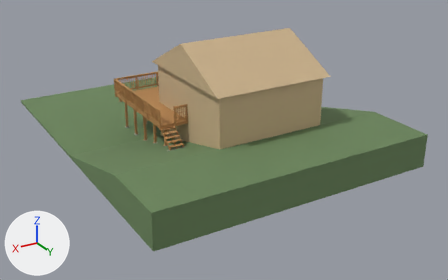
One commit to the glTF model bow-street-deck/deck.glb: the scene before it, then after it.
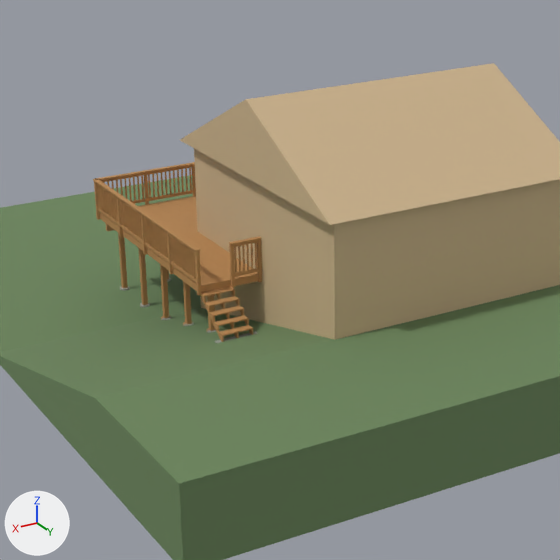
Each version appears first whole from a 50 mm camera at (21.1, 35.9, 16.5) aimed at (1.0, 2.5, -0.2), and next in a close-up on the part from 16% to 71% of the width and 0% to 88% of the height. Every picture has the same lights, and +X, +Y and +Z are marked at lower left. The last two pictures show the newer version. Vertices at exactly the same position are counted once.

The scene before the commit, as lines of its bpy script (objects in view):
```python
mat_lumber = principled_material('lumber')
mat_lumber.base_color = (0.485, 0.247, 0.0872)  # orange #b98853
mat_lumber.roughness = 0.9
me_mesh_0 = bpy.data.meshes.new('Mesh_0')
me_mesh_0.from_pydata(...)  # 2380 vertices, 3806 faces, 3675 loose edges; spans x -7.3..11.0, y -12.2..12.5, z -0.2..7.3
# faces by material slot: [25, 533, 135, 3113]
me_mesh_0.materials.append(mat_yard)  # green #6b865c
me_mesh_0.materials.append(mat_concrete)  # grey #9f9f9a
me_mesh_0.materials.append(mat_house)  # beige #cdb48d
me_mesh_0.materials.append(mat_lumber)  # orange #b98853
ob_bow_street_deck = bpy.data.objects.new('Bow Street deck', me_mesh_0)
ob_bow_street_deck.location = (0.0, 0.0, 0.0)
```
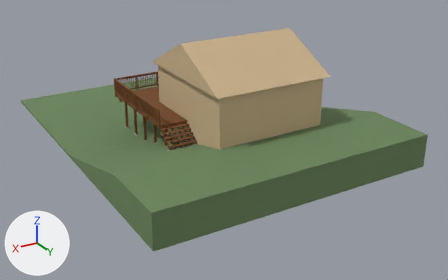
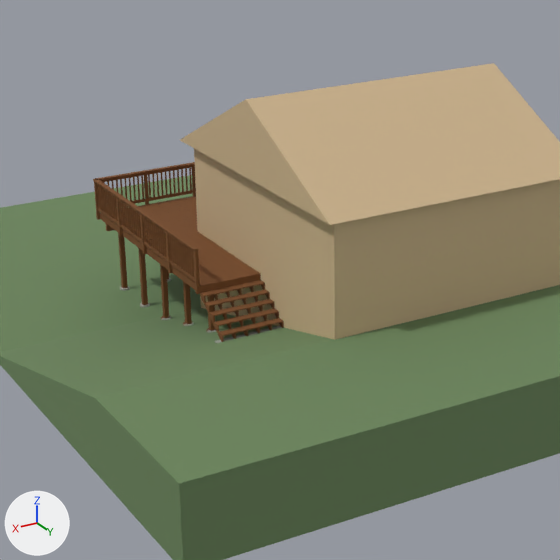
Location of each change, [x1, y1, x2, y2] in pixels of the close-ups (560 x 560 px; the box of a moved part takes in the faces that stretch with it):
'Bow Street deck', recoloured, reshaped (beige to brown)
    both: [0, 63, 560, 560]
part 1 of me_mesh_0, added
    after: [249, 286, 272, 330]
part 2 of me_mesh_0, added
    after: [237, 289, 260, 333]
part 3 of me_mesh_0, added
    after: [225, 291, 248, 336]
part 4 of me_mesh_0, deleted
    before: [229, 236, 262, 288]
part 5 of me_mesh_0, moved or reshaped
    before: [93, 165, 262, 343]
    after: [100, 165, 284, 343]

Edits to the bpy script that builds the scene:
```text
Change mat_lumber:
    mat_lumber.base_color: (0.485, 0.247, 0.0872) -> (0.19, 0.0707, 0.0177)  # orange #b98853 -> brown #794b24
Change me_mesh_0:
    used by ob_bow_street_deck; location = (0.0, 0.0, 0.0)
    remove me_mesh_0.from_pydata(...)  # 2380 vertices, 3806 faces, 3675 loose edges; spans x -7.3..11.0, y -12.2..12.5, z -0.2..7.3
    add me_mesh_0.from_pydata(...)  # 2333 vertices, 3758 faces, 3617 loose edges; spans x -7.3..11.0, y -12.2..12.5, z -0.2..7.3
    me_mesh_0 part 1: the loose piece of 24 vertices spanning x 5.9..6.0, y 4.0..5.2, z 1.2..2.2 is copied, and the copy is moved by (-1.0, 0.0, 0.0); it spans x 4.9..5.0, y 4.0..5.2, z 1.2..2.2
    me_mesh_0 part 2: the loose piece of 24 vertices spanning x 5.9..6.0, y 4.0..5.2, z 1.2..2.2 is copied, and the copy is moved by (-0.6, 0.0, 0.0); it spans x 5.3, y 4.0..5.2, z 1.2..2.2
    me_mesh_0 part 3: the loose piece of 24 vertices spanning x 5.9..6.0, y 4.0..5.2, z 1.2..2.2 is copied, and the copy is moved by (-0.3, 0.0, 0.0); it spans x 5.6..5.7, y 4.0..5.2, z 1.2..2.2
    me_mesh_0 part 4: 10 loose pieces with 80 vertices, spanning x 4.6..5.5, y 3.9..4.1, z 2.2..3.5, are deleted
    me_mesh_0 part 5: 103 vertices moved within x -0.1..6.5, y -3.1..6.0, z 1.2..3.5; 116 vertices removed from x 4.6..6.5, y -2.6..5.2, z 1.2..3.5; 77 vertices added at x 4.6..6.5, y -2.3..5.2, z 1.2..3.5
```
